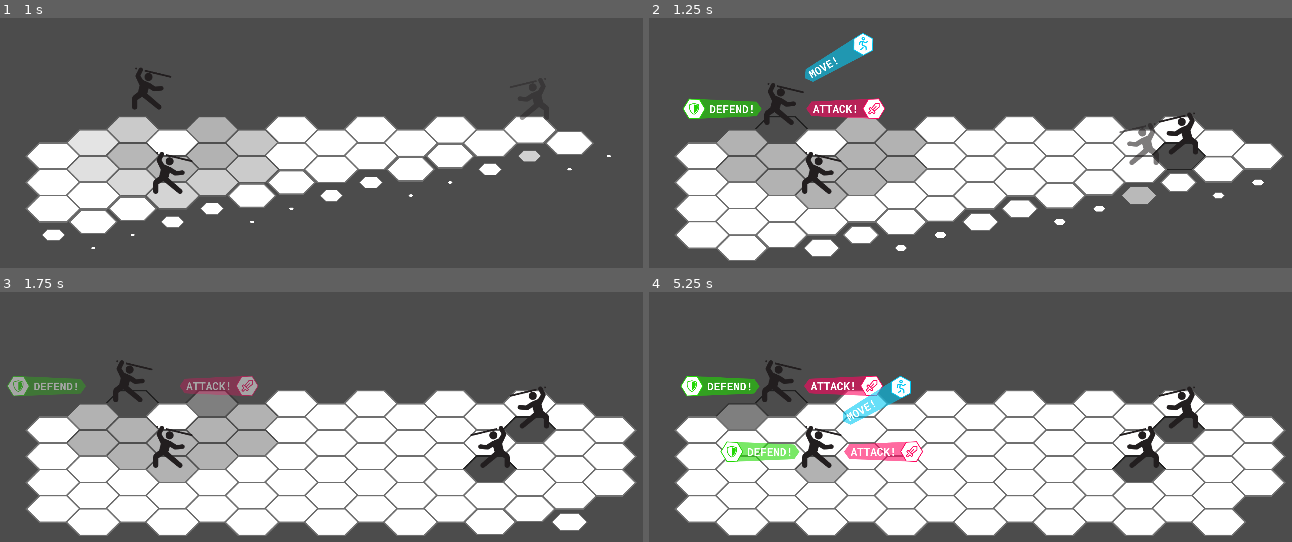
Above: before the commit, frames 1-4 (two rows, left to right).
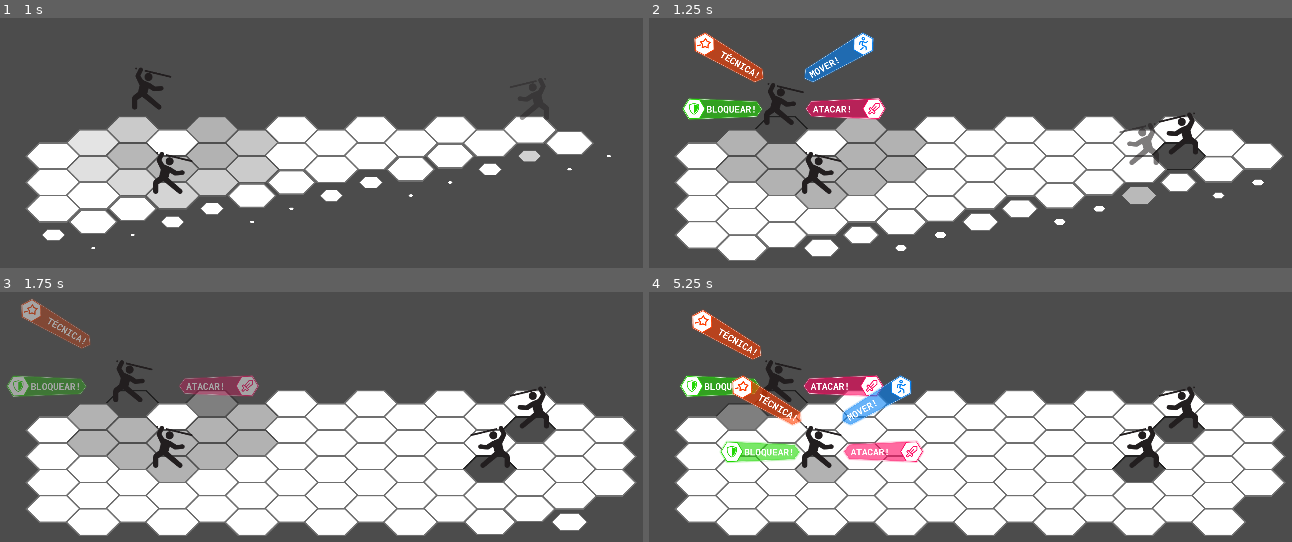
Above: after the commit, the same moments.

Repository: eduregis/hexachronos
Game: Godot game, scene res://View/Scenes/Scene1.tscn
Same seed, same stepped clock (60 frames per second), same inputs: the game is played once before the commit and once after it.
Inputs (mouse positions are in pixels of both pictures, inside the frame that each line leads up to):
- Up to frame 1 (1 s): tap Enter (ui_accept) at 0.5, 0.77 s; move the mouse to (135, 130) at 0.52 s; hold Right (ui_right) from 0.53 s (still down); click (135, 130) at 0.67 s
- Up to frame 2 (1.25 s): keep holding Right (ui_right)
- Up to frame 3 (1.75 s): move the mouse to (212, 404) at 1.27 s; release Right (ui_right) at 1.28 s; click (212, 404) at 1.42 s; tap Enter (ui_accept) at 1.52 s
- Up to frame 4 (5.25 s): move the mouse to (938, 404) at 2.02 s; hold Right (ui_right) 2.03-3.53 s; click (938, 404) at 2.17 s; tap Enter (ui_accept) at 2.75, 3.02, 3.5, 3.77, 4.25, 4.52, 5 s; move the mouse to (1021, 404) at 2.77 s; click (1021, 404) at 2.92 s; move the mouse to (1099, 404) at 3.52 s; click (1099, 404) at 3.67 s; move the mouse to (1176, 404) at 4.27 s; click (1176, 404) at 4.42 s; move the mouse to (745, 417) at 5.02 s; click (745, 417) at 5.17 s

Frame 1 is identical in both runs. In frame 2, 2.2% of the frame differs, in the area x 5-37%, y 5-41%; in frame 3, 1.2%; in frame 4, 3.5%, in the area x 4-43%, y 7-69%.

Commit message:
skill button animation

Diff:
--- a/Controller/Components/BasicCharacter.gd
+++ b/Controller/Components/BasicCharacter.gd
@@ -6,6 +6,8 @@
 var attack_btn_clicked = preload("res://Assets/MenuButtons/attack_btn_clicked.png")
 var defend_btn = preload("res://Assets/MenuButtons/defend_btn.png")
 var defend_btn_clicked = preload("res://Assets/MenuButtons/defend_btn_clicked.png")
+var skill_btn = preload("res://Assets/MenuButtons/skill_btn.png")
+var skill_btn_clicked = preload("res://Assets/MenuButtons/skill_btn_clicked.png")
 
 # control variables
 export var index = Vector2.ZERO
@@ -43,6 +45,7 @@
 var move_btn_position
 var attack_btn_position
 var defend_btn_position
+var skill_btn_position
 
 func _ready():
 	set_stats()
@@ -56,6 +59,7 @@
 	move_btn_position = $Menu/MoveButton.position
 	attack_btn_position = $Menu/AttackButton.position
 	defend_btn_position = $Menu/DefendButton.position
+	skill_btn_position = $Menu/SkillButton.position
 	var tween = get_node("Tween")
 	yield(get_tree().create_timer((index.x + index.y) * 0.1), "timeout")
 	tween.interpolate_property(
@@ -103,10 +107,12 @@
 		$Menu/MoveButton.modulate = Color(1, 1, 1, 0)
 		$Menu/AttackButton.visible = true
 		$Menu/DefendButton.visible = true
+		$Menu/SkillButton.visible = true
 
 		var tween = get_node("Tween")
 		if move_button:
 			$Menu/MoveButton.visible = true
+			# Move Button Animation
 			tween.interpolate_property(
 				$Menu/MoveButton, "modulate", Color(1, 1, 1, 0) , Color(1, 1, 1, 1), 0.1,
 				Tween.TRANS_LINEAR, Tween.TRANS_LINEAR
@@ -121,6 +127,7 @@
 				$Menu/MoveButton, "position:x", xPosition + 100 , xPosition, 0.1,
 				Tween.TRANS_LINEAR, Tween.EASE_IN
 			)
+		# Attack Button Animation
 		tween.interpolate_property(
 			$Menu/AttackButton, "modulate", Color(1, 1, 1, 0) , Color(1, 1, 1, 1), 0.1,
 			Tween.TRANS_LINEAR, Tween.TRANS_LINEAR
@@ -131,6 +138,7 @@
 			$Menu/AttackButton, "position:x", xAttackPosition + 112 , xAttackPosition, 0.1,
 			Tween.TRANS_LINEAR, Tween.EASE_IN
 		)
+		# Defend Button Animation
 		tween.interpolate_property(
 			$Menu/DefendButton, "modulate", Color(1, 1, 1, 0) , Color(1, 1, 1, 1), 0.1,
 			Tween.TRANS_LINEAR, Tween.TRANS_LINEAR
@@ -139,6 +147,22 @@
 		var xDefendPosition = $Menu/DefendButton.position.x
 		tween.interpolate_property(
 			$Menu/DefendButton, "position:x", xDefendPosition - 112 , xDefendPosition, 0.1,
+			Tween.TRANS_LINEAR, Tween.EASE_IN
+		)
+		# Skill Button Animation
+		$Menu/SkillButton.modulate = Color(1, 1, 1, 0)
+		tween.interpolate_property(
+			$Menu/SkillButton, "modulate", Color(1, 1, 1, 0) , Color(1, 1, 1, 1), 0.1,
+			Tween.TRANS_LINEAR, Tween.TRANS_LINEAR
+		)
+		var ySkillPosition = $Menu/SkillButton.position.y
+		tween.interpolate_property(
+			$Menu/SkillButton, "position:y", ySkillPosition - 50 , ySkillPosition, 0.1,
+			Tween.TRANS_LINEAR, Tween.EASE_IN
+		)
+		var xSkillPosition = $Menu/SkillButton.position.x
+		tween.interpolate_property(
+			$Menu/SkillButton, "position:x", xSkillPosition - 100 , xSkillPosition, 0.1,
 			Tween.TRANS_LINEAR, Tween.EASE_IN
 		)
 		tween.start()
@@ -151,7 +175,10 @@
 	var xMovePosition = $Menu/MoveButton.position.x
 	var attackPosition = $Menu/AttackButton.position
 	var defendPosition = $Menu/DefendButton.position
+	var ySkillPosition = $Menu/SkillButton.position.y
+	var xSkillPosition = $Menu/SkillButton.position.x
 	if $Menu/MoveButton.modulate == Color(1, 1, 1, 1):
+		# Move Button Animation
 		$MenuTween.interpolate_property(
 			$Menu/MoveButton, "modulate", Color(1, 1, 1, 1) , Color(1, 1, 1, 0), 0.1,
 			Tween.TRANS_LINEAR, Tween.TRANS_LINEAR
@@ -164,6 +191,7 @@
 			$Menu/MoveButton, "position:x", xMovePosition, xMovePosition  + 100, 0.1,
 			Tween.TRANS_LINEAR, Tween.EASE_IN
 		)
+	# Attack Button Animation
 	$MenuTween.interpolate_property(
 		$Menu/AttackButton, "modulate", Color(1, 1, 1, 1) , Color(1, 1, 1, 0), 0.1,
 		Tween.TRANS_LINEAR, Tween.TRANS_LINEAR
@@ -172,12 +200,26 @@
 		$Menu/AttackButton, "position:x", attackPosition.x, attackPosition.x + 112, 0.1,
 		Tween.TRANS_LINEAR, Tween.EASE_IN
 	)
+	# Defend Button Animation
 	$MenuTween.interpolate_property(
 		$Menu/DefendButton, "modulate", Color(1, 1, 1, 1) , Color(1, 1, 1, 0), 0.1,
 		Tween.TRANS_LINEAR, Tween.TRANS_LINEAR
 	)
 	$MenuTween.interpolate_property(
 		$Menu/DefendButton, "position:x", defendPosition.x, defendPosition.x - 112, 0.1,
+		Tween.TRANS_LINEAR, Tween.EASE_IN
+	)
+	# Skill Button Animation
+	$MenuTween.interpolate_property(
+		$Menu/SkillButton, "modulate", Color(1, 1, 1, 1) , Color(1, 1, 1, 0), 0.1,
+		Tween.TRANS_LINEAR, Tween.TRANS_LINEAR
+	)
+	$MenuTween.interpolate_property(
+		$Menu/SkillButton, "position:y", ySkillPosition , ySkillPosition - 50, 0.1,
+		Tween.TRANS_LINEAR, Tween.EASE_IN
+	)
+	$MenuTween.interpolate_property(
+		$Menu/SkillButton, "position:x", xSkillPosition, xSkillPosition  - 100, 0.1,
 		Tween.TRANS_LINEAR, Tween.EASE_IN
 	)
 	$MenuTween.start()
@@ -243,6 +285,7 @@
 	$Menu/MoveButton.position = move_btn_position
 	$Menu/AttackButton.position = attack_btn_position
 	$Menu/DefendButton.position = defend_btn_position
+	$Menu/SkillButton.position = skill_btn_position
 	$Menu.visible = false
 	$Menu/MoveButton.visible = false
 	$Menu/MoveButton/Sprite.texture = move_btn
@@ -250,6 +293,8 @@
 	$Menu/AttackButton/Sprite.texture = attack_btn
 	$Menu/DefendButton.visible = false
 	$Menu/DefendButton/Sprite.texture = defend_btn
+	$Menu/SkillButton.visible = false
+	$Menu/SkillButton/Sprite.texture = skill_btn
 
 func _on_MoveButtonHitBox_input_event(viewport, event, shape_idx):
 	if  event is InputEventMouseButton and event.pressed and event.button_index == BUTTON_LEFT:
@@ -287,3 +332,13 @@
 
 func _on_DefendButtonHitBox_mouse_exited():
 	$Menu/DefendButton/Sprite.scale = Vector2(0.63, 0.63)
+
+func _on_SkillButtonHitBox_input_event(viewport, event, shape_idx):
+	if  event is InputEventMouseButton and event.pressed and event.button_index == BUTTON_LEFT:
+		dismiss_menu()
+
+func _on_SkillButtonHitBox_mouse_entered():
+	$Menu/SkillButton/Sprite.scale = Vector2(0.67, 0.67)
+
+func _on_SkillButtonHitBox_mouse_exited():
+	$Menu/SkillButton/Sprite.scale = Vector2(0.63, 0.63)
--- a/View/Components/Character.tscn
+++ b/View/Components/Character.tscn
@@ -6,6 +6,7 @@
 [ext_resource path="res://Assets/MenuButtons/attack_btn.png" type="Texture" id=4]
 [ext_resource path="res://Assets/MenuButtons/move_btn.png" type="Texture" id=5]
 [ext_resource path="res://Assets/MenuButtons/defend_btn.png" type="Texture" id=6]
+[ext_resource path="res://Assets/MenuButtons/skill_btn.png" type="Texture" id=7]
 
 [sub_resource type="DynamicFont" id=1]
 size = 28
@@ -84,6 +85,21 @@
 [node name="HitBox" type="CollisionPolygon2D" parent="Menu/DefendButton/DefendButtonHitBox"]
 polygon = PoolVector2Array( 78.1831, -16.9344, 90.287, -0.465065, 78.9768, 16.5995, -75.9932, 23.1475, -90.6767, -0.861916, -75.5964, -24.2761 )
 
+[node name="SkillButton" type="Node2D" parent="Menu"]
+position = Vector2( -112.21, -142.578 )
+
+[node name="Sprite" type="Sprite" parent="Menu/SkillButton"]
+position = Vector2( -13.8421, -13.5324 )
+rotation = 0.523599
+scale = Vector2( 0.63, 0.63 )
+texture = ExtResource( 7 )
+
+[node name="SkillButtonHitBox" type="StaticBody2D" parent="Menu/SkillButton"]
+input_pickable = true
+
+[node name="HitBox" type="CollisionPolygon2D" parent="Menu/SkillButton/SkillButtonHitBox"]
+polygon = PoolVector2Array( 62.1725, 11.1239, 64.5578, 31.3282, 46.0371, 40.3079, -91.3192, -30.9417, -92.582, -59.2838, -67.7475, -72.1921 )
+
 [node name="MenuTween" type="Tween" parent="."]
 [connection signal="tween_completed" from="Tween" to="." method="_on_Tween_tween_completed"]
 [connection signal="input_event" from="Menu/MoveButton/MoveButtonHitBox" to="." method="_on_MoveButtonHitBox_input_event"]
@@ -95,4 +111,7 @@
 [connection signal="input_event" from="Menu/DefendButton/DefendButtonHitBox" to="." method="_on_DefendButtonHitBox_input_event"]
 [connection signal="mouse_entered" from="Menu/DefendButton/DefendButtonHitBox" to="." method="_on_DefendButtonHitBox_mouse_entered"]
 [connection signal="mouse_exited" from="Menu/DefendButton/DefendButtonHitBox" to="." method="_on_DefendButtonHitBox_mouse_exited"]
+[connection signal="input_event" from="Menu/SkillButton/SkillButtonHitBox" to="." method="_on_SkillButtonHitBox_input_event"]
+[connection signal="mouse_entered" from="Menu/SkillButton/SkillButtonHitBox" to="." method="_on_SkillButtonHitBox_mouse_entered"]
+[connection signal="mouse_exited" from="Menu/SkillButton/SkillButtonHitBox" to="." method="_on_SkillButtonHitBox_mouse_exited"]
 [connection signal="tween_all_completed" from="MenuTween" to="." method="_on_MenuTween_tween_all_completed"]
Binary file changed: Assets/MenuButtons/attack_btn.png
Binary file changed: Assets/MenuButtons/attack_btn_clicked.png
Binary file changed: Assets/MenuButtons/defend_btn.png
Binary file changed: Assets/MenuButtons/defend_btn_clicked.png
Binary file changed: Assets/MenuButtons/move_btn.png
Binary file changed: Assets/MenuButtons/move_btn_clicked.png
Binary file added: Assets/MenuButtons/skill_btn.png
Not shown, added: Assets/MenuButtons/skill_btn.png.import
Binary file added: Assets/MenuButtons/skill_btn_clicked.png
Not shown, added: Assets/MenuButtons/skill_btn_clicked.png.import
Not shown: 1 places in View/Components/Character.tscn that only renumber resources
